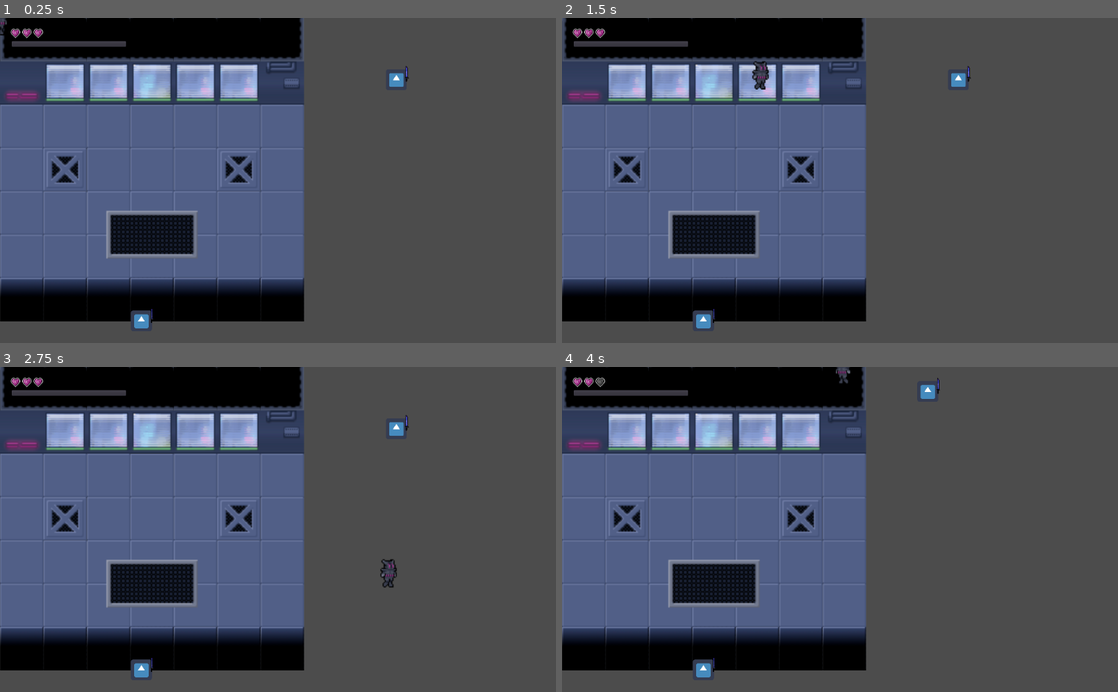
Above: before the commit, frames 1-4 (two rows, left to right).
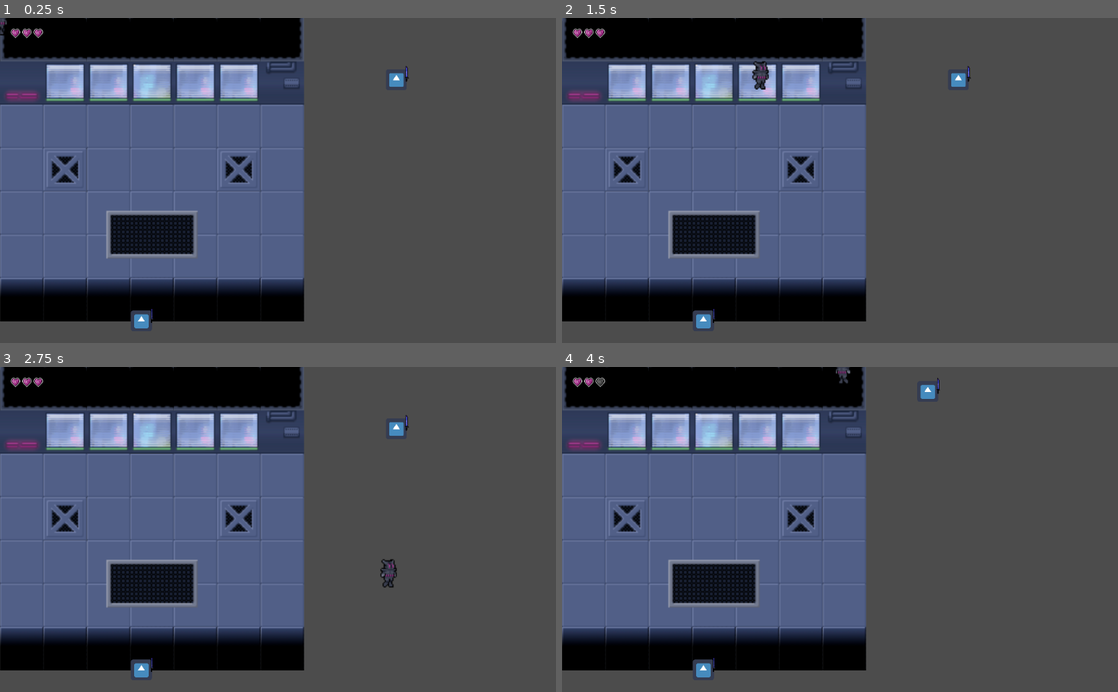
Above: after the commit, the same moments.

Repository: Shakespearian-Apes/Prototype-Build
Game: Godot game, scene res://Root.tscn
Same seed, same stepped clock (60 frames per second), same inputs: the game is played once before the commit and once after it. The engine's default icon, where the game draws it, is replaced by a stand-in: a white triangle on a blue panel in a dark square.
Inputs:
- Up to frame 1 (0.25 s): no input
- Up to frame 2 (1.5 s): tap Enter at 0.5 s; hold Right (ui_right) 0.53-1.28 s; hold Down (ui_down) from 1.28 s (still down)
- Up to frame 3 (2.75 s): release Down (ui_down) at 2.03 s; hold Right (ui_right) from 2.03 s (still down)
- Up to frame 4 (4 s): release Right (ui_right) at 2.78 s; hold Up (ui_up) 2.78-3.53 s; hold Left (ui_left) from 3.53 s (still down)

The runs differ from the first frame. In frame 1, 0.4% of the frame differs, in the area x 2-23%, y 7-9%; in frame 2, 0.4%; in frame 3, 0.4%; in frame 4, 0.4%.

Commit message:
removed helper from the hud

Diff:
--- a/Hud/Hud.tscn
+++ b/Hud/Hud.tscn
@@ -14,8 +14,3 @@
 
 [node name="HeartRow" type="HBoxContainer" parent="."]
 margin_right = 214.0
-
-[node name="PanelContainer" type="PanelContainer" parent="."]
-margin_top = 4.0
-margin_right = 214.0
-margin_bottom = 18.0
